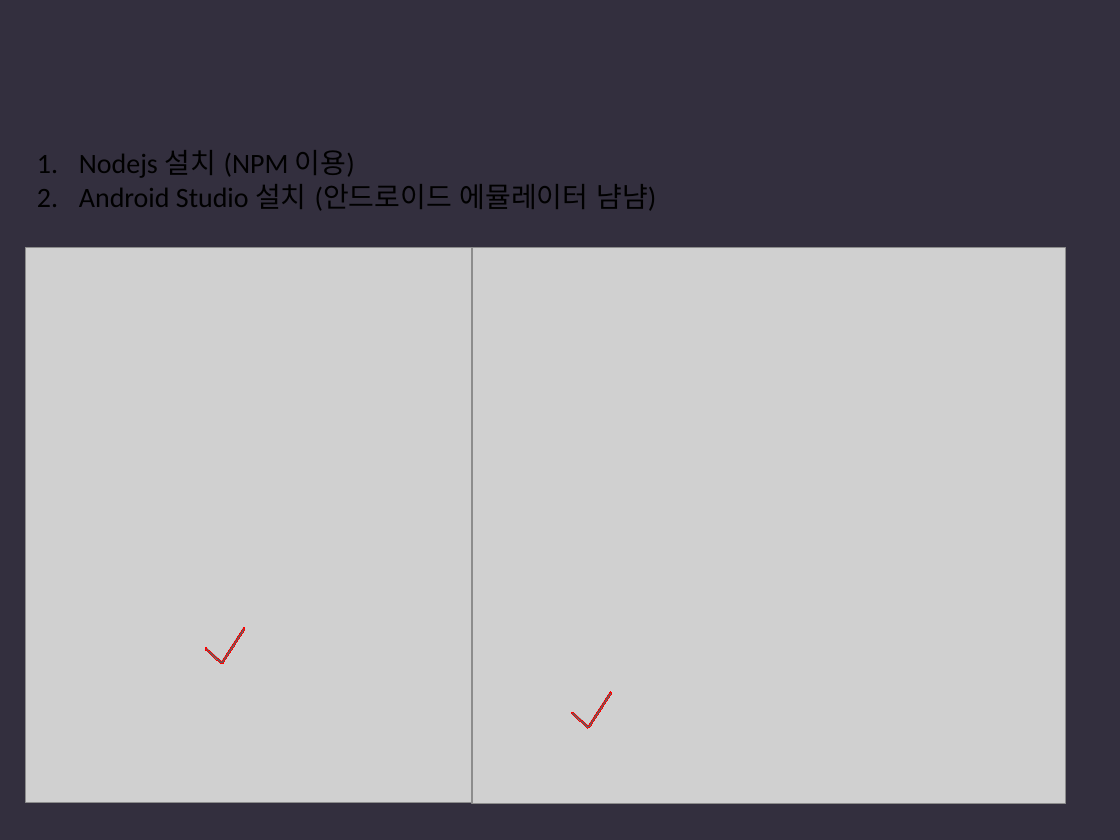
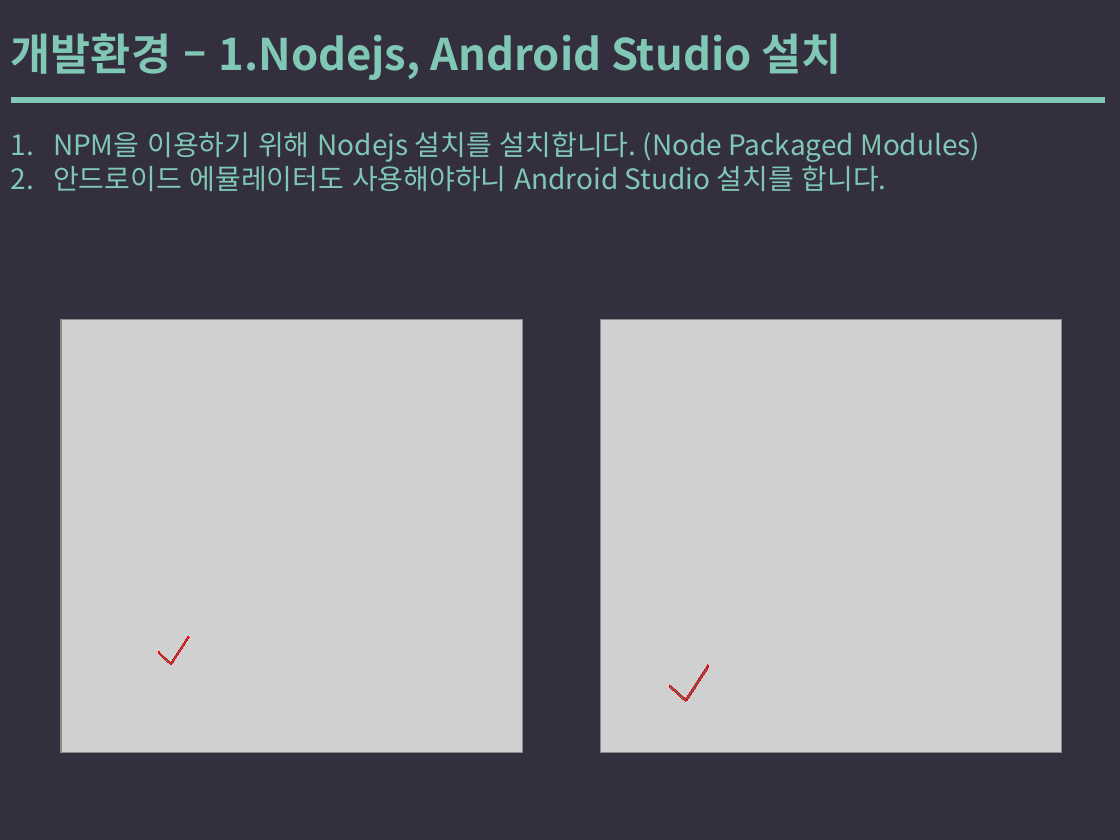
Before and after one commit to yysstory/mozzi, a slide deck: slide 14 of DOCS/1.pptx (slide 15 before the commit). Drawn at 1120x840 pixels with LibreOffice and Linux fonts; fonts in the diff are those of the drawing; grey boxes stand for pictures. Boxes give left, top, right and bottom in pixels: in the first picture for what was removed or moved away, otherwise in the second. Text is boxed around its words. In the diff, an @@ line names an element or a change of style, - is before the commit and + after.

```diff
--- a/DOCS/1.pptx
+++ b/DOCS/1.pptx
@@ text added at [11,33,841,80], 28 pt, text #80C8B5, bold @@
+개발환경 – 1.Nodejs, Android Studio 설치
@@ line added from (15, 100) to (1102, 100), #80C8B5 4 pt @@
@@ text at [53,131,980,191]: text changed; font Calibri to Noto Sans CJK KR; text colour #000000 to #80C8B5 @@
-1. Nodejs 설치 (NPM 이용)
-2. Android Studio 설치 (안드로이드 에뮬레이터 냠냠)
+1. NPM을 이용하기 위해 Nodejs 설치를 설치합니다. (Node Packaged Modules)
+2. 안드로이드 에뮬레이터도 사용해야하니 Android Studio 설치를 합니다.
@@ picture: place and size @@
-picture at [26,248,618,802]
+picture at [60,320,522,753]
@@ picture: place and size @@
-picture at [472,248,1065,804]
+picture at [600,320,1062,753]
@@ freeform shape: place and size @@
-freeform shape at [204,627,245,664]
+freeform shape at [157,636,189,665]
@@ freeform shape: place and size @@
-freeform shape at [570,691,612,728]
+freeform shape at [669,664,710,701]
```
Also in this commit, not shown: 16 other slides changed, 1 slide added, 1 slide removed.
